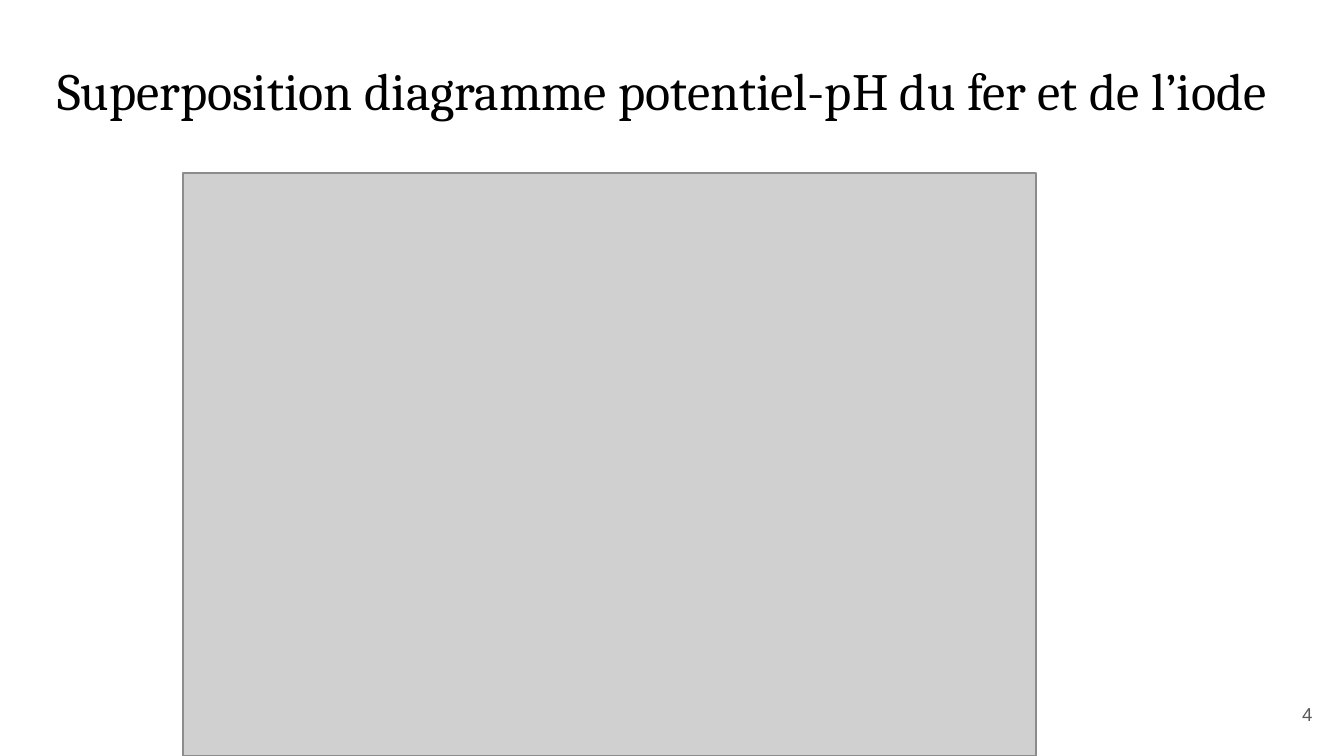
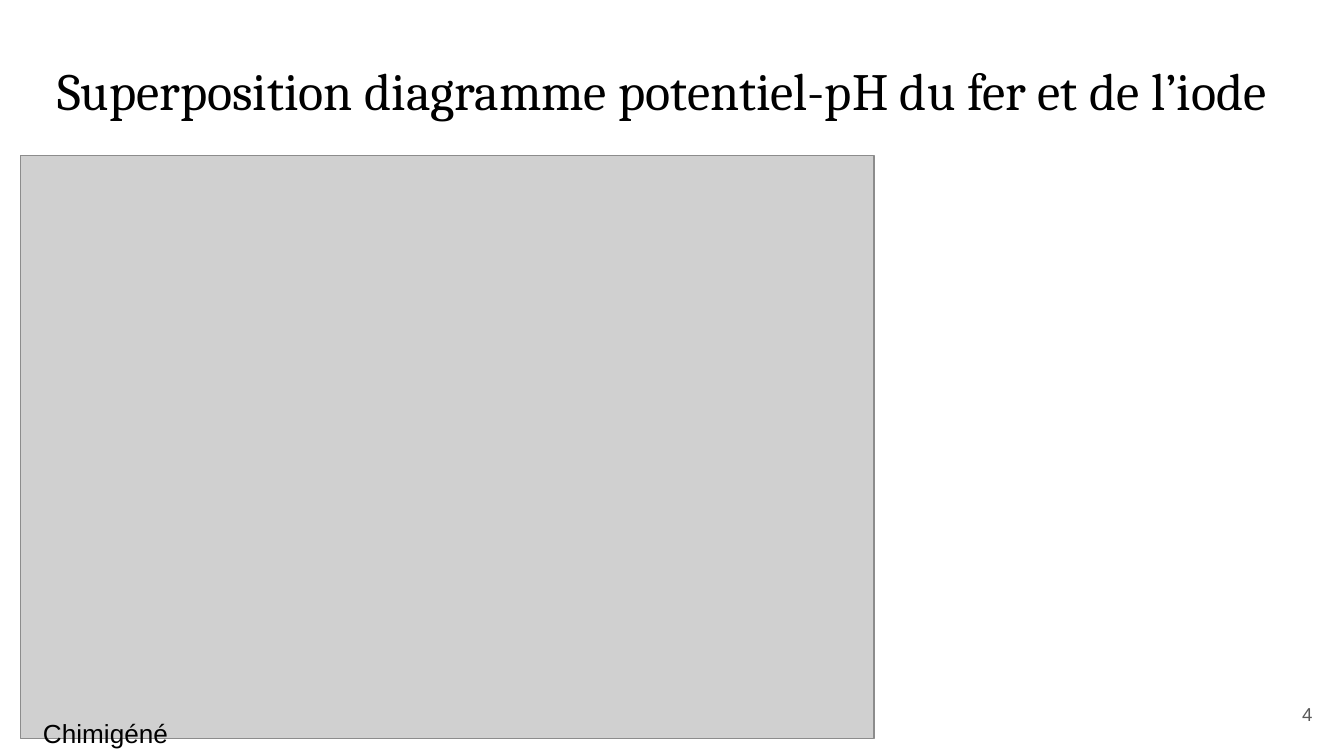
Before and after one commit to ChaponPhys/Agregation, a slide deck: slide 4 of Leçon chimie/LC 23/LC 23 - Diagramme potentiel-pH.pptx. Drawn at 1344x756 pixels with LibreOffice and Linux fonts; fonts in the diff are those of the drawing; grey boxes stand for pictures. Boxes give left, top, right and bottom in pixels: in the first picture for what was removed or moved away, otherwise in the second. Text is boxed around its words. In the diff, an @@ line names an element or a change of style, - is before the commit and + after.

```diff
--- a/Leçon chimie/LC 23/LC 23 - Diagramme potentiel-pH.pptx
+++ b/Leçon chimie/LC 23/LC 23 - Diagramme potentiel-pH.pptx
@@ picture: place and size @@
-picture at (183, 173, 1036, 756)
+picture at (20, 156, 874, 739)
@@ text added at (43, 723, 168, 749), 14 pt, text #000000 @@
+Chimigéné
```
Also in this commit, not shown: 7 other slides changed, 12 slides added, 1 slide removed, 39 other files.
